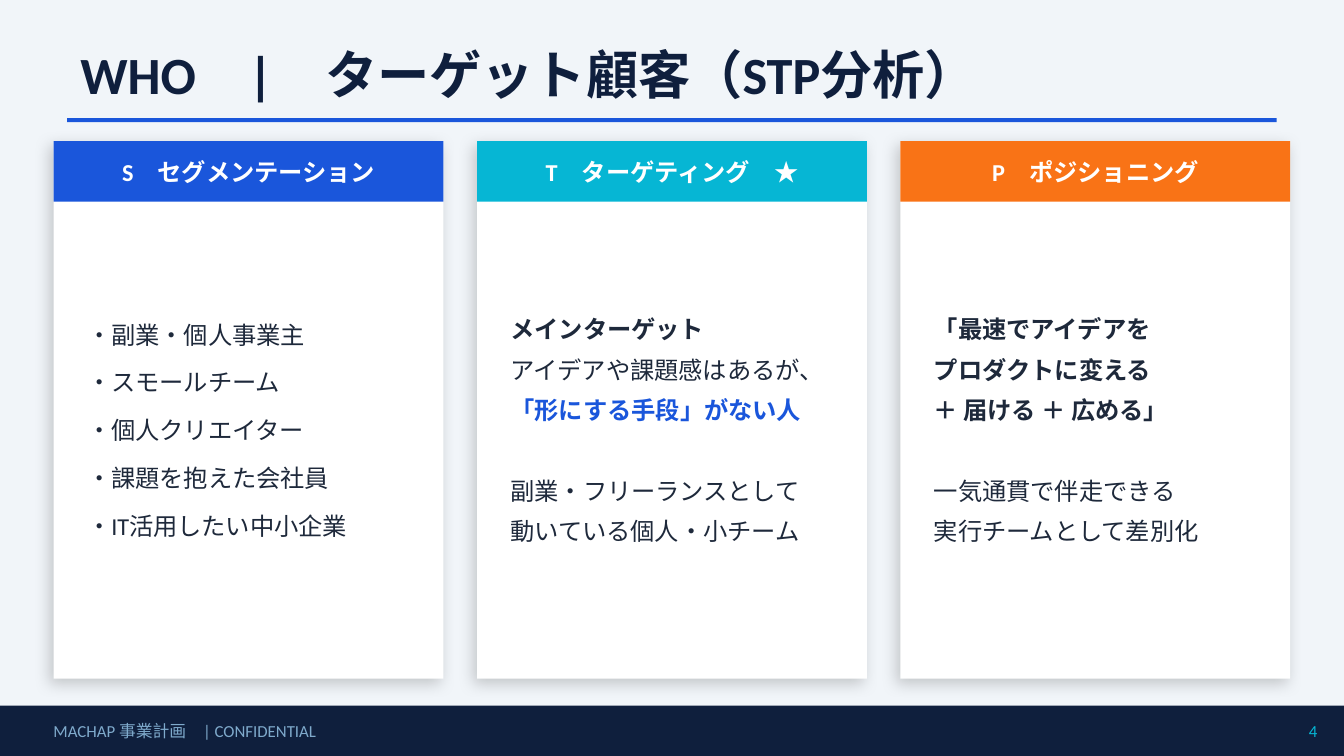
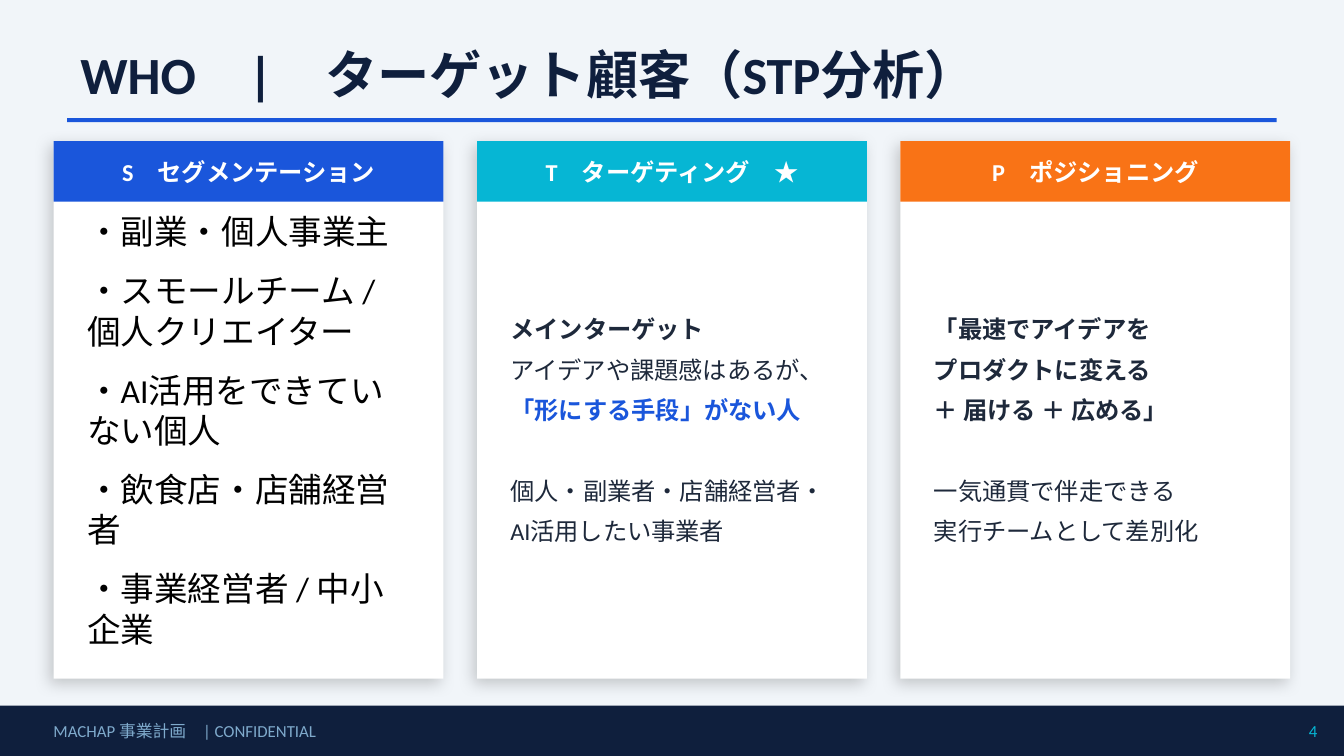
Before and after one commit to jonyjean21/sp-projects, a slide deck: slide 4 of apps/machap/MACHAP_事業計画_v1.pptx. Drawn at 1344x756 pixels with LibreOffice and Linux fonts; fonts in the diff are those of the drawing. Boxes give left, top, right and bottom in pixels: in the first picture for what was removed or moved away, otherwise in the second. Text is boxed around its words. In the diff, an @@ line names an element or a change of style, - is before the commit and + after.

```diff
--- a/apps/machap/MACHAP_事業計画_v1.pptx
+++ b/apps/machap/MACHAP_事業計画_v1.pptx
@@ text at [87,215,389,247]: size 13 to 18 pt, text colour #1E293B to #000000 in "・副業・個人事業主" @@
@@ text at [87,277,389,645]: text changed; size 13 to 18 pt; text colour #1E293B to #000000 @@
-・スモールチーム
-・個人クリエイター
-・課題を抱えた会社員
-・IT活用したい中小企業
+・スモールチーム / 個人クリエイター
+・AI活用をできていない個人
+・飲食店・店舗経営者
+・事業経営者 / 中小企業
@@ text at [510,479,825,542]: text changed @@
-副業・フリーランスとして
-動いている個人・小チーム
+個人・副業者・店舗経営者・
+AI活用したい事業者
```
Also in this commit, not shown: 1 other slide changed, 1 other file.
